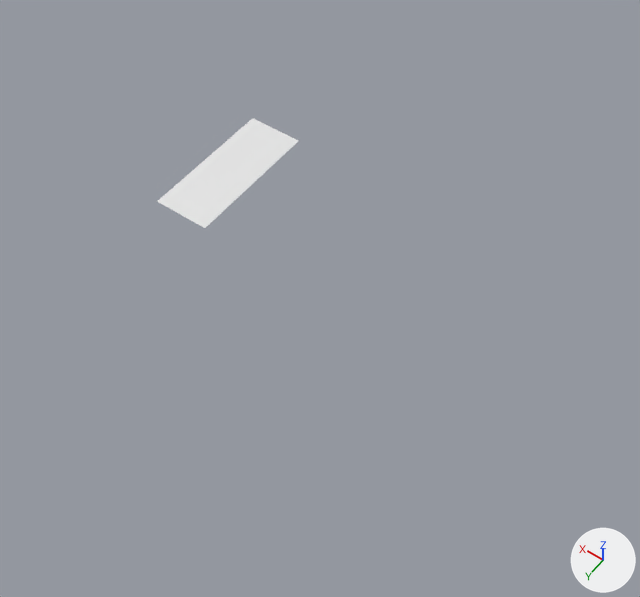
An edit to the FBX model Assets/Models/TrackFlat.fbx, drawn before and after from the same camera.
Both versions are drawn from a 50 mm lens placed at (-6.01, 6.34, 8.29), pointed at (-2.28, 1.12, 0.08). Lighting does not change. The marker at lower right points along +X, +Y and +Z. Materials are left out; every surface is plain grey. Where no turn or scale is listed for an object, it has been applied to the vertices.

Objects in the first picture: 'Track1'.
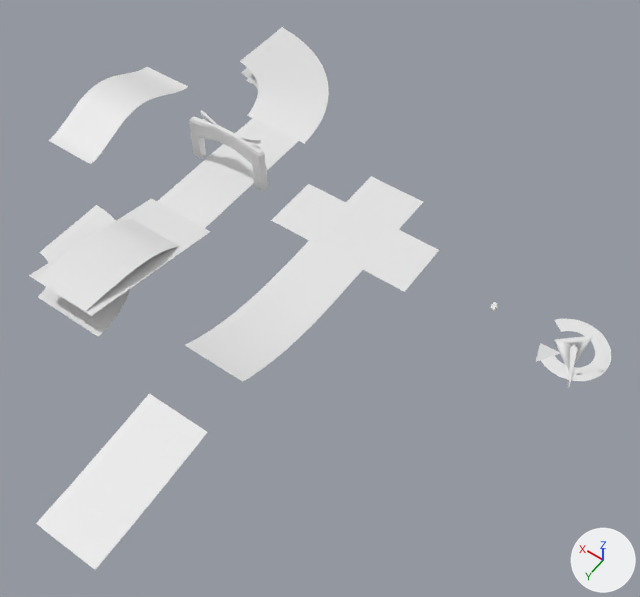
What changed in the scene script:
```text
Add me_cube_014:
    me_cube_014.from_pydata([(-0.041, -0.015, 0.028), (-0.041, -0.015, -0.028), (-0.188, 0.506, 0.028), (-0.188, 0.506, -0.028), (0.018, -0.053, 0.028), (0.018, -0.053, -0.028), (0.039, 0.014, 0.028), (0.039, 0.014, -0.028)], [], [(0, 1, 3, 2), (2, 3, 7, 6), (6, 7, 5, 4), (4, 5, 1, 0), (2, 6, 4, 0), (7, 3, 1, 5)])
Add ob_turnflat_001:
    ob_turnflat_001 = bpy.data.objects.new('TurnFlat.001', me_circle_002)  # 31 vertices, 29 faces; spans x -0.5..1.0, y -0.5..1.0, z 0.0
    ob_turnflat_001.location = (0.0, 2.0, 0.0)
Add ob_cubenegitive_003:
    ob_cubenegitive_003 = bpy.data.objects.new('CubeNegitive.003', me_cube_014)
    ob_cubenegitive_003.location = (-5.0, 0.0, 0.0)
Add ob_plane:
    ob_plane = bpy.data.objects.new('Plane', me_plane)  # 4 vertices, 3 faces; spans x 0.084..0.332, y 0.124..0.401, z 0.0..0.077
    ob_plane.location = (-5.0, 0.0, 0.0)
Add ob_cube_003:
    ob_cube_003 = bpy.data.objects.new('Cube.003', me_cube_015)  # 36 vertices, 29 faces; spans x -0.104..0.23, y -0.301..0.31, z -0.015..0.015
    ob_cube_003.location = (-5.0, 0.0, 0.0)
Add ob_turnfullincline:
    ob_turnfullincline = bpy.data.objects.new('TurnFullIncline', me_nurbspath_002)  # 48 vertices, 23 faces; spans x -0.5..1.0, y -0.5..1.0, z 0.0..0.4
    ob_turnfullincline.location = (0.0, -2.0, 0.0)
Add ob_cube:
    ob_cube = bpy.data.objects.new('Cube', me_cube_004)  # a box spanning x -0.025..0.025, y -0.0501..0.0501, z -0.025..0.025
    ob_cube.location = (-3.98, 0.0, 0.01)
Add ob_jump:
    ob_jump = bpy.data.objects.new('Jump', me_plane_007)  # 36 vertices, 16 faces; spans x -0.41..0.41, y -1.0..3.0, z 0.0..0.4
    ob_jump.location = (-2.0, 2.0, 0.0)
Add ob_nurbspath:
    ob_nurbspath = bpy.data.objects.new('NurbsPath', me_nurbspath_005)  # 384 vertices, 190 faces; spans x -0.424..0.363, y -0.431..0.422, z 0.0
    ob_nurbspath.location = (-5.0, 0.0, 0.0)
Add ob_cube_001:
    ob_cube_001 = bpy.data.objects.new('Cube.001', me_cube_012)  # 36 vertices, 29 faces; spans x -0.104..0.23, y -0.301..0.31, z -0.015..0.015
    ob_cube_001.location = (-5.0, 0.0, 0.0)
Add ob_crisscross:
    ob_crisscross = bpy.data.objects.new('CrissCross', me_plane_006)  # 13 vertices, 8 faces; spans x -1.0..1.0, y -1.0..1.0, z 0.0
    ob_crisscross.location = (-2.0, 0.0, 0.0)
Add ob_trackhill:
    ob_trackhill = bpy.data.objects.new('TrackHill', me_nurbspath_004)  # 96 vertices, 47 faces; spans x -0.41..0.41, y -1.0..1.0, z 0.0..0.3
    ob_trackhill.location = (2.0, 0.0, 0.0)
Add ob_track2:
    ob_track2 = bpy.data.objects.new('Track2', me_plane_004)  # 4 vertices, 1 face; spans x -0.5..0.5, y -1.0..1.0, z 0.0..0.4
    ob_track2.location = (0.0, 2.0, 0.0)
Add ob_turnflat:
    ob_turnflat = bpy.data.objects.new('TurnFlat', me_circle)  # 31 vertices, 29 faces; spans x -0.406..1.0, y -0.405..1.0, z 0.0
    ob_turnflat.location = (0.0, -2.0, 0.0)
Add ob_betterincline:
    ob_betterincline = bpy.data.objects.new('BetterIncline', me_nurbspath)  # 96 vertices, 47 faces; spans x -0.41..0.41, y -1.0..1.0, z 0.0..0.4
    ob_betterincline.location = (0.0, 2.0, 0.0)
Add ob_turnhalf:
    ob_turnhalf = bpy.data.objects.new('TurnHalf', me_nurbspath_003)  # 48 vertices, 23 faces; spans x -0.5..1.0, y -0.5..1.0, z 0.0..0.2
    ob_turnhalf.location = (0.0, -2.0, 0.0)
Add ob_finishgate:
    ob_finishgate = bpy.data.objects.new('FinishGate', me_cube_002)  # 116 vertices, 114 faces; spans x -0.597..0.597, y -0.107..0.051, z -0.005..0.717
    ob_finishgate.location = (0.0, 0.0, 0.0)
```

Changed parts and their boxes [x1, y1, x2, y2] in the pictures (640 x 597 px):
'Jump', added
    after: [36, 271, 335, 570]
'CrissCross', added
    after: [271, 176, 439, 301]
'TurnFullIncline', added
    after: [240, 27, 329, 144]
'BetterIncline', added
    after: [35, 218, 179, 312]
'TrackHill', added
    after: [48, 67, 188, 164]
'Track2', added
    after: [29, 198, 211, 316]
'TurnFlat.001', added
    after: [38, 205, 130, 337]
'FinishGate', added
    after: [189, 110, 268, 191]
'NurbsPath', added
    after: [541, 319, 611, 381]
'Cube.001', added
    after: [555, 336, 593, 371]
'Plane', added
    after: [536, 343, 560, 362]
'CubeNegitive.003', added
    after: [568, 344, 578, 389]
'TurnHalf', added
    after: [241, 68, 329, 132]
'Cube', added
    after: [489, 302, 498, 312]
'TurnFlat', added
    after: [246, 79, 255, 86]
'Cube.003', added
    after: [554, 340, 585, 365]
